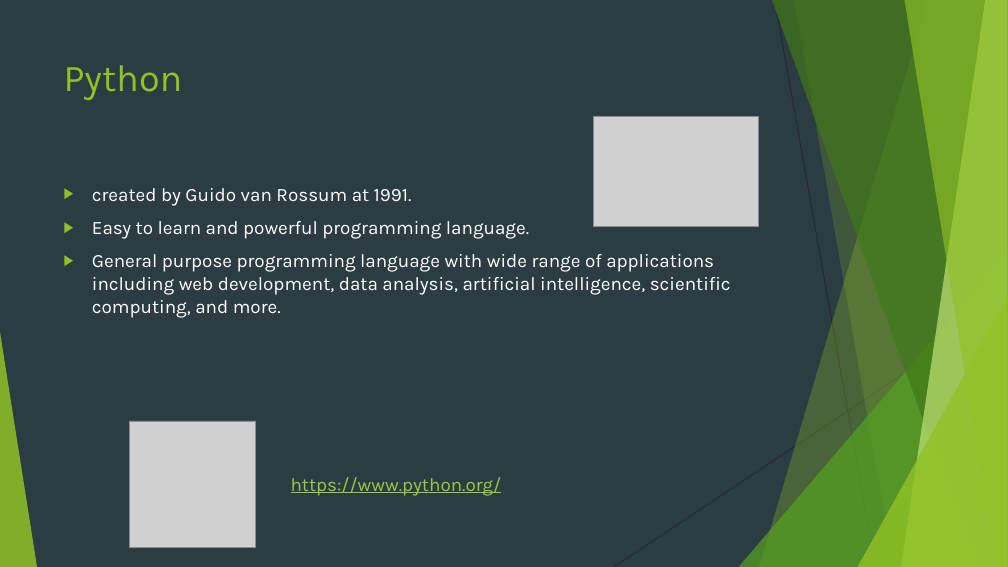
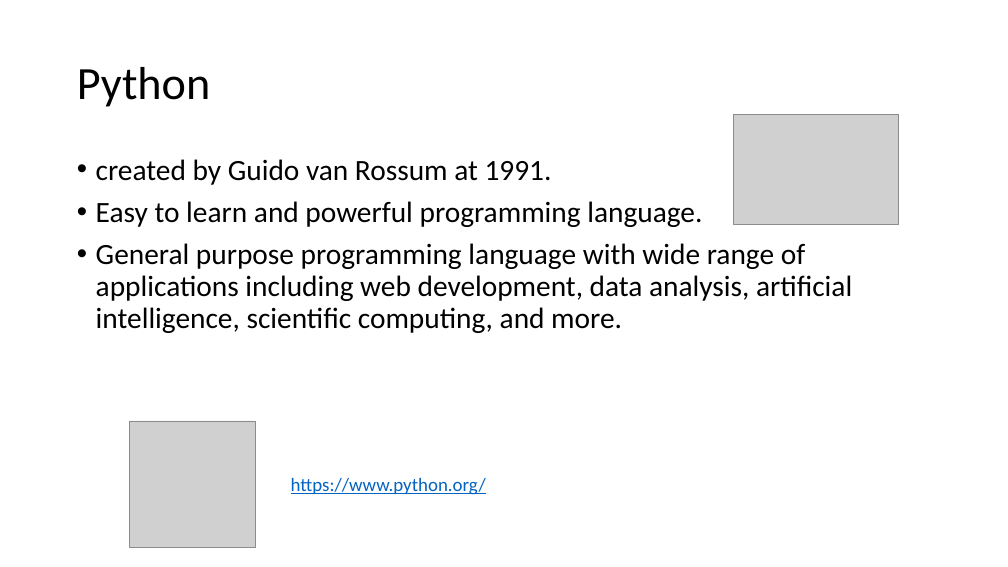
Before and after one commit to sumanpaudel1997/Python-For-Data-Science, a slide deck: slide 3 of ch_00_setup/1. Introduction to Python Programming.pptx. Drawn at 1008x567 pixels with LibreOffice and Linux fonts; fonts in the diff are those of the drawing; grey boxes stand for pictures. Boxes give left, top, right and bottom in pixels: in the first picture for what was removed or moved away, otherwise in the second. Text is boxed around its words. In the diff, an @@ line names an element or a change of style, - is before the commit and + after.

```diff
--- a/ch_00_setup/1. Introduction to Python Programming.pptx
+++ b/ch_00_setup/1. Introduction to Python Programming.pptx
@@ background #2C3C43 to #FFFFFF @@
@@ title "Python": place and size @@
-title "Python" at (64,65,183,100)
+title "Python" at (77,67,210,107)
@@ title "Python" at (77,67,210,107): size 36 to 44 pt, font Karla to Calibri, text colour #90C226 to #000000; line spacing 1 to 0.9; vertical alignment top to middle @@
@@ picture: place and size @@
-picture at (593,116,758,227)
+picture at (734,114,899,225)
@@ text "created by Guido van Rossum ...": place and size @@
-text "created by Guido van Rossum ..." at (92,188,731,318)
+text "created by Guido van Rossum ..." at (96,159,852,333)
@@ text "created by Guido van Rossum ..." at (96,159,852,333): size 18 to 28 pt, font Karla to Calibri, text colour #FFFFFF to #000000; bullet ▶ to •; line spacing 1 to 0.9 @@
@@ group removed at (0,0,1008,567): 5 freeform shapes, 3 triangles, 2 lines @@
@@ text "https://www.python.org/" at (291,478,486,495): font Karla to Calibri, text colour #99CA3C to #0563C1 @@
```
Also in this commit, not shown: 3 other slides changed, 2 slides added, 3 slides removed, 17 other files.
